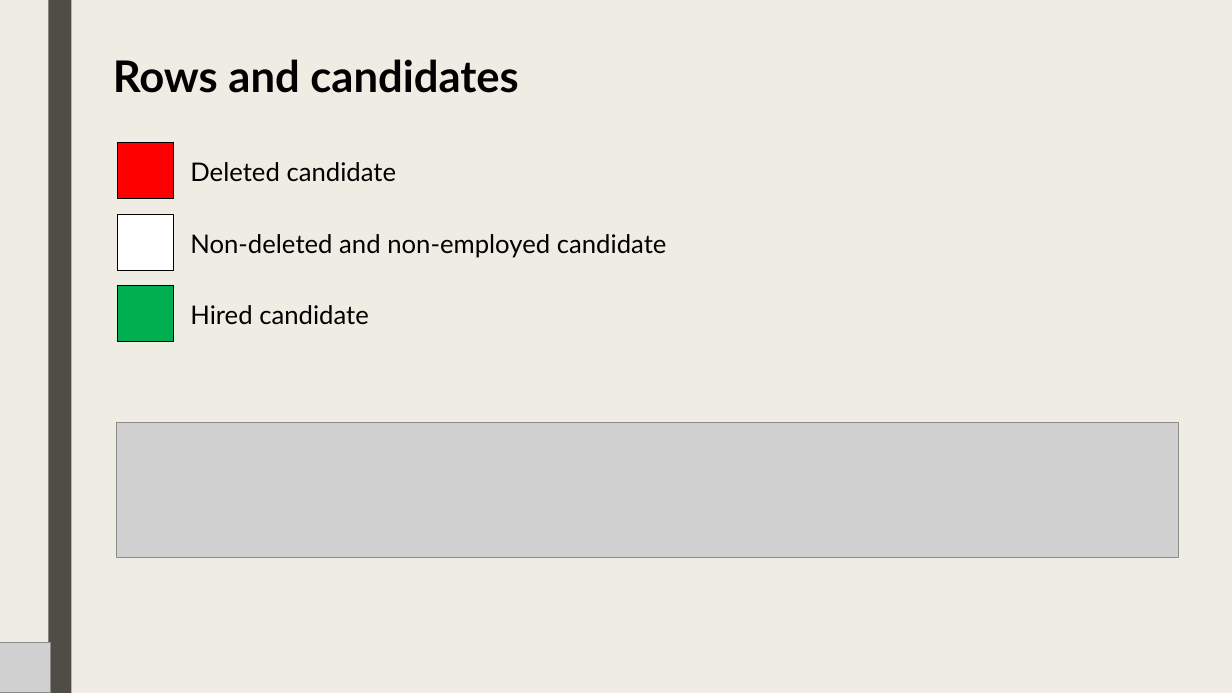
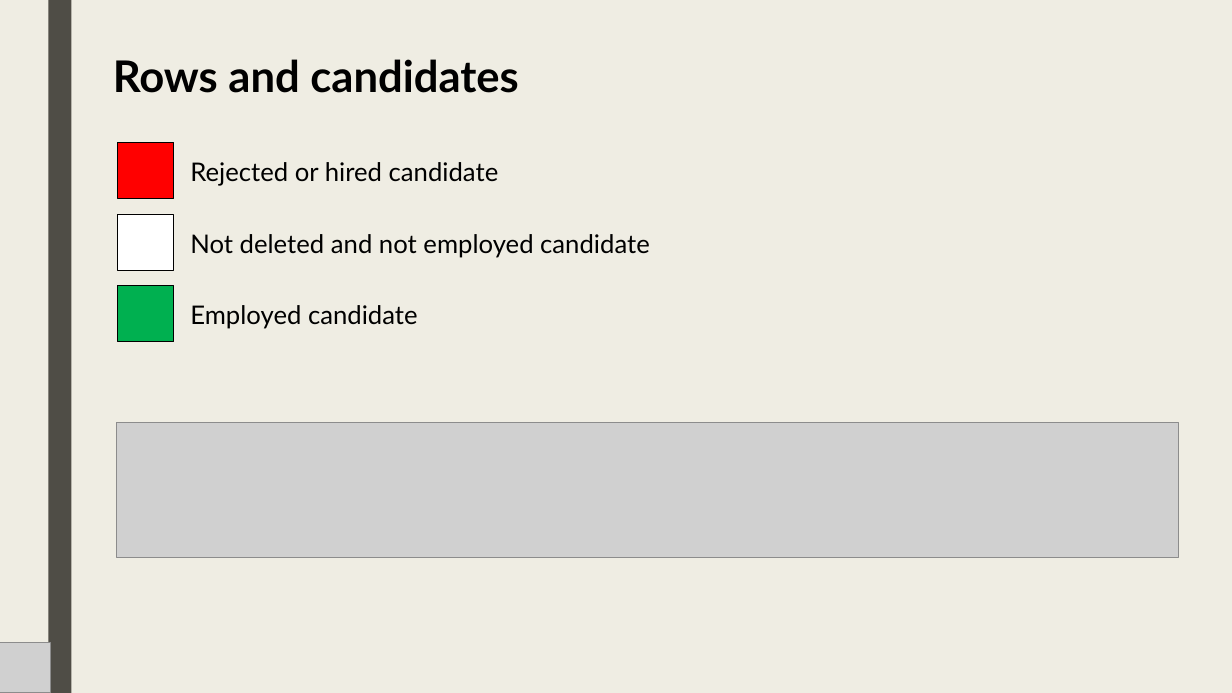
Before and after one commit to lt-scuolalavoro/suit, a slide deck: slide 7 of resources/EN - Suit Database.pptx. Drawn at 1232x693 pixels with LibreOffice and Linux fonts; fonts in the diff are those of the drawing; grey boxes stand for pictures. Boxes give left, top, right and bottom in pixels: in the first picture for what was removed or moved away, otherwise in the second. Text is boxed around its words. In the diff, an @@ line names an element or a change of style, - is before the commit and + after.

```diff
--- a/resources/EN - Suit Database.pptx
+++ b/resources/EN - Suit Database.pptx
@@ text at [190, 162, 499, 186]: text changed @@
-Deleted candidate
+Rejected or hired candidate
@@ text at [190, 234, 650, 258]: text changed @@
-Non-deleted and non-employed candidate
+Not deleted and not employed candidate
@@ text at [190, 305, 418, 329]: text changed @@
-Hired candidate
+Employed candidate
```
Also in this commit, not shown: 7 other slides changed, 1 other file.
